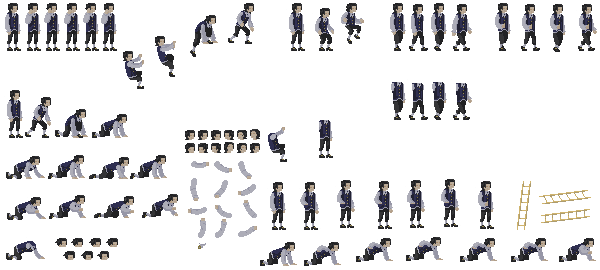
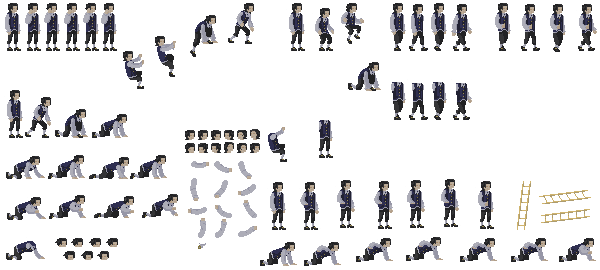
The second 600x270 image is a revision of the first. Changes to its layers:
painted on "Climbing.png" over 348, 62, 381, 91
painted on "HangShooting" over 348, 62, 381, 91
